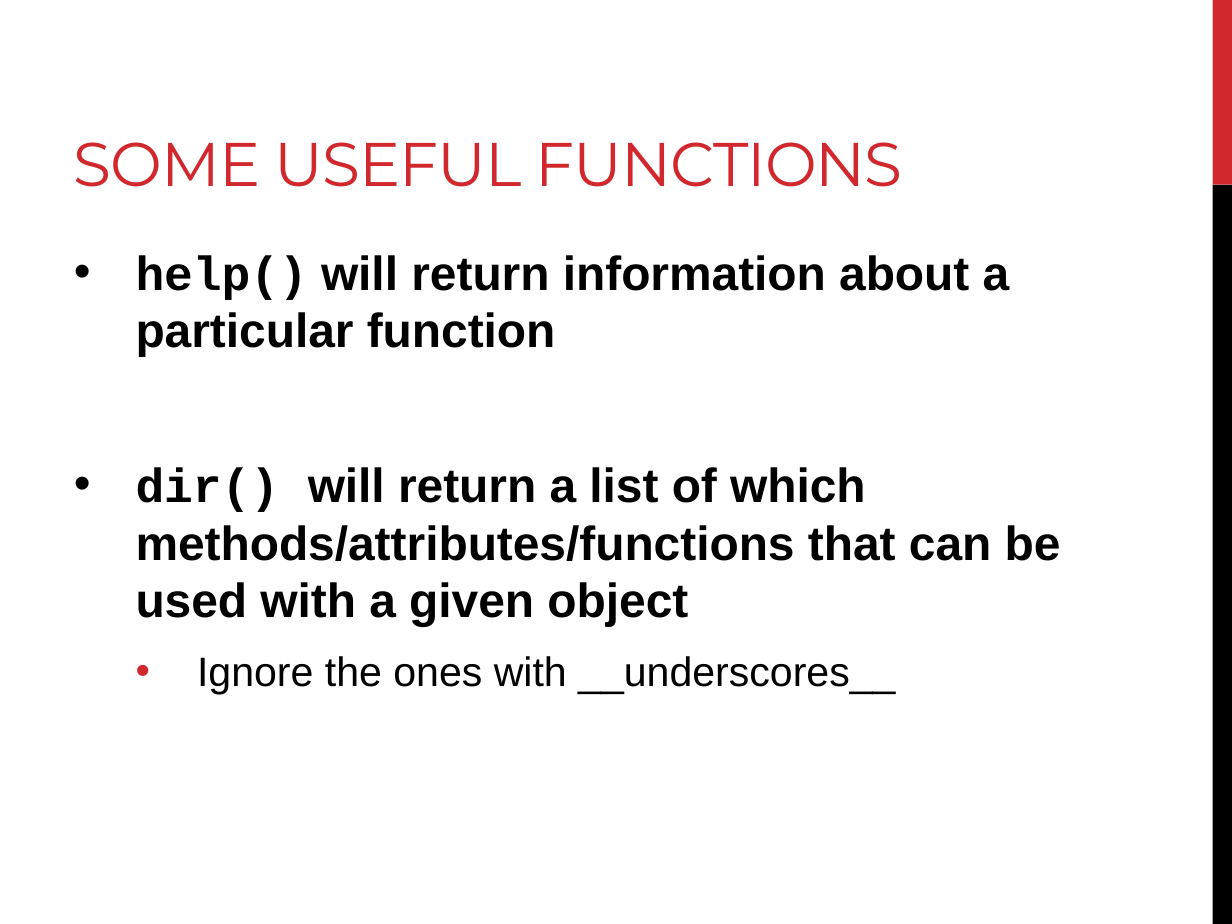
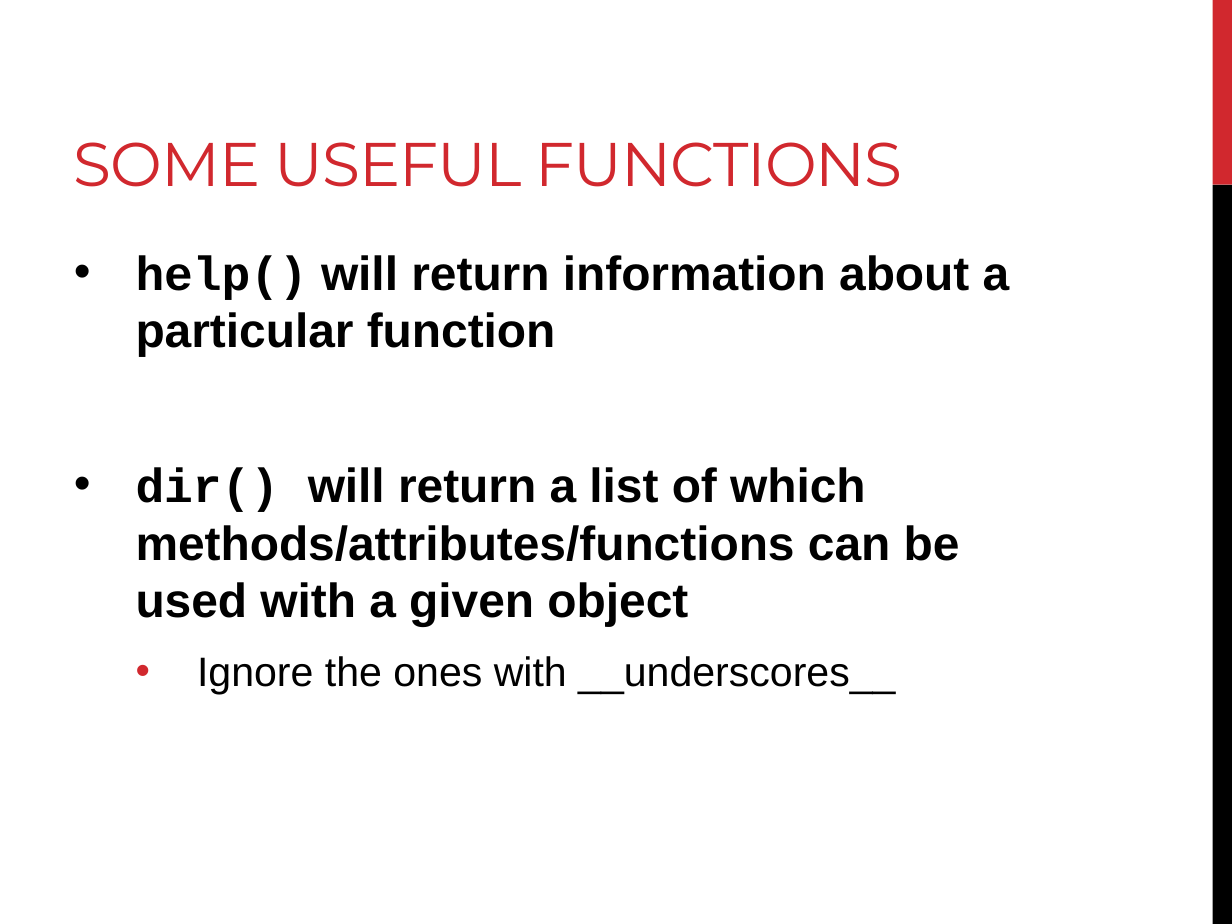
Before and after one commit to BjornFJohansson/ccbb_bigdata2015_python, a slide deck: slide 3 of slides/day3_slides.pptx (slide 2 before the commit). Drawn at 1232x924 pixels with LibreOffice and Linux fonts; fonts in the diff are those of the drawing. Boxes give left, top, right and bottom in pixels: in the first picture for what was removed or moved away, otherwise in the second. Text is boxed around its words. In the diff, an @@ line names an element or a change of style, - is before the commit and + after.

```diff
--- a/slides/day3_slides.pptx
+++ b/slides/day3_slides.pptx
@@ text at (136, 467, 960, 626): text changed @@
-• dir() will return a list of which methods/attributes/functions that can be used with a given object
+• dir() will return a list of which methods/attributes/functions can be used with a given object
```
Also in this commit, not shown: 6 other slides changed, 4 slides added, 1 slide removed, 7 other files.
